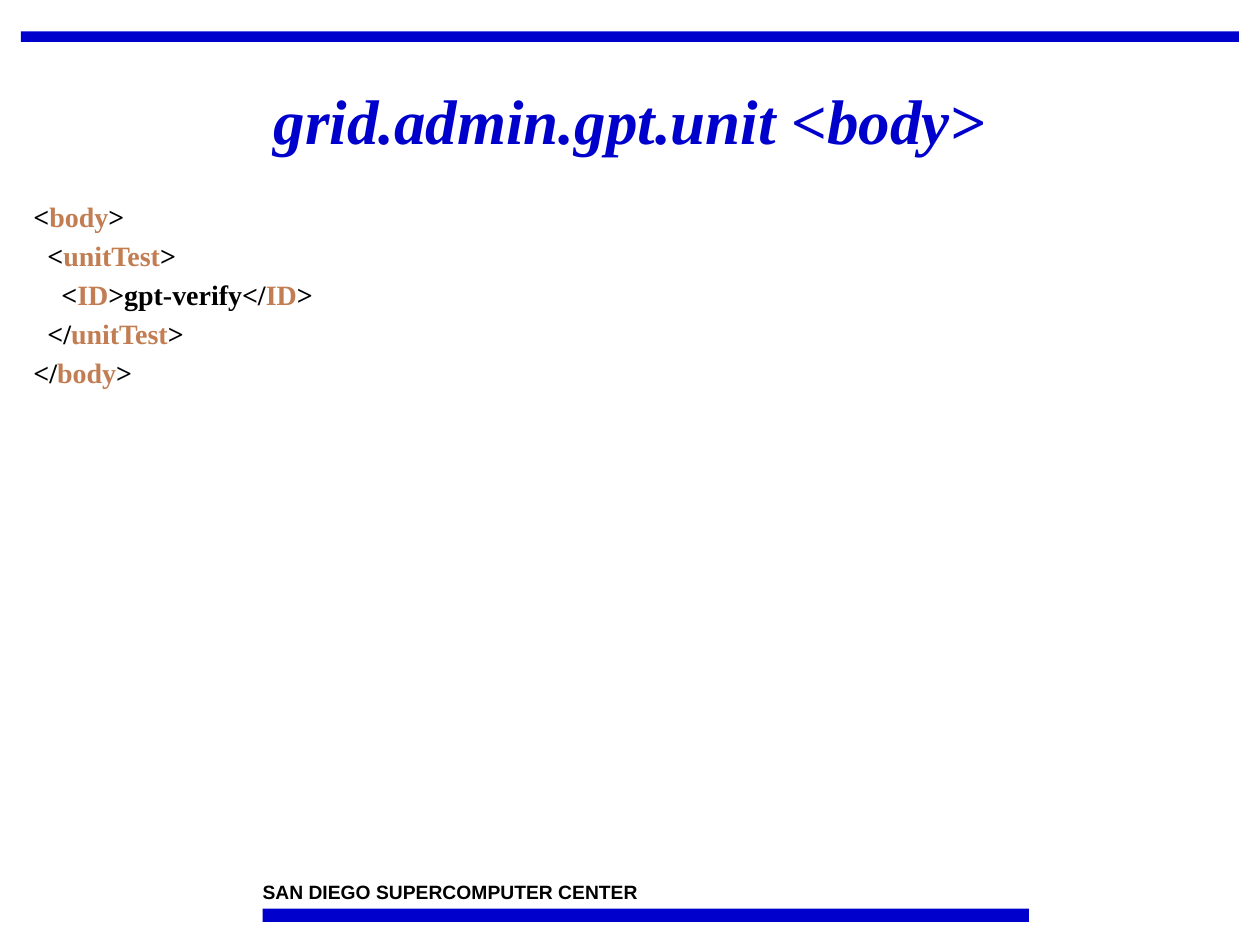
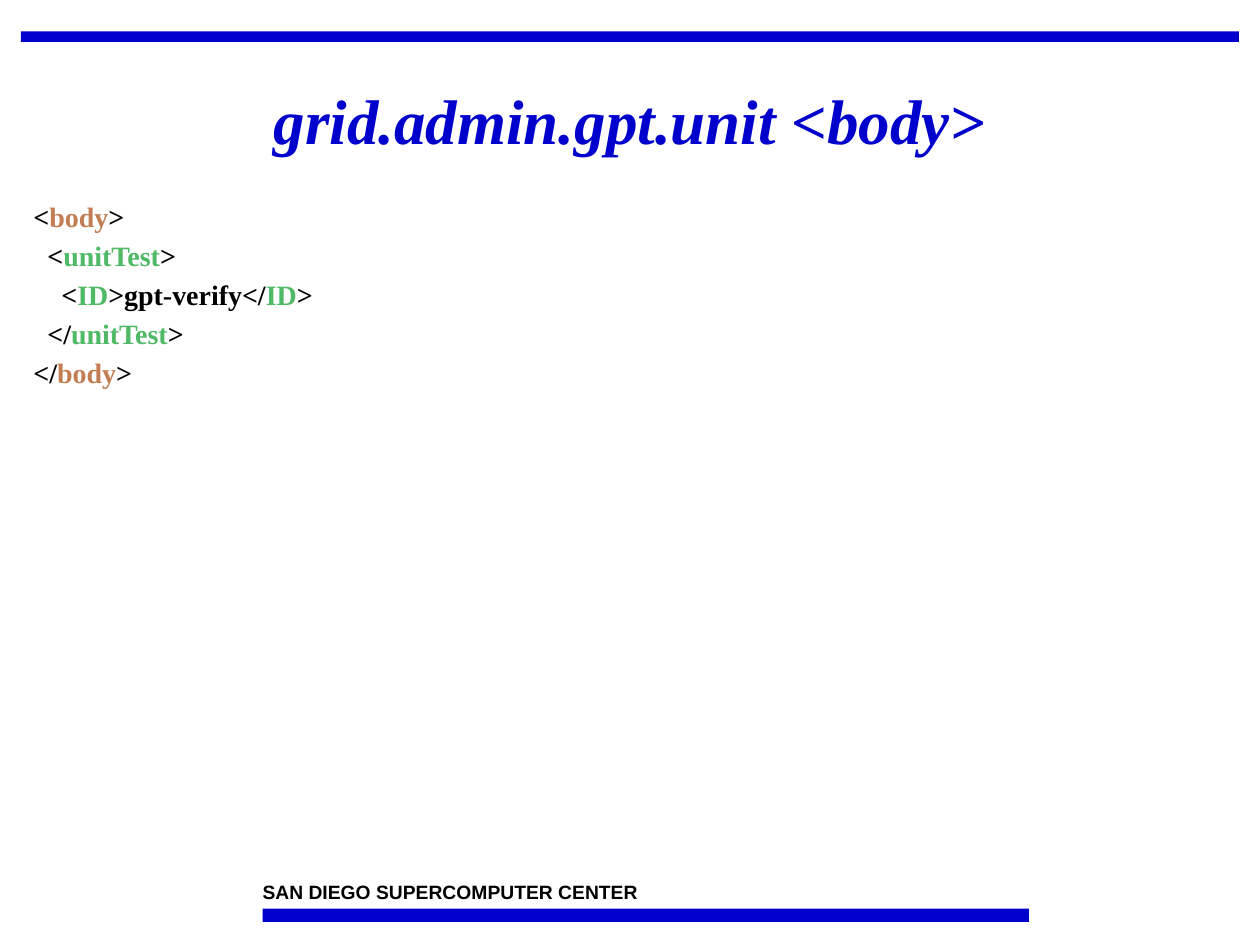
Before and after one commit to IncaProject/inca-xsede, a slide deck: slide 18 of talks/feb-06-workshop/incaReporters.ppt. Drawn at 1260x945 pixels with LibreOffice and Linux fonts; fonts in the diff are those of the drawing; background and template pictures are left out. Boxes give left, top, right and bottom in pixels: in the first picture for what was removed or moved away, otherwise in the second. Text is boxed around its words. In the diff, an @@ line names an element or a change of style, - is before the commit and + after.

```diff
--- a/talks/feb-06-workshop/incaReporters.ppt
+++ b/talks/feb-06-workshop/incaReporters.ppt
@@ text at bbox=[47, 246, 312, 345]: text colour #C27D52 to #50B965 in "<unitTest>", "<ID>gpt-verify</ID>", "</unitTest>" @@
```
Also in this commit, not shown: 8 other slides changed, 1 other file.
